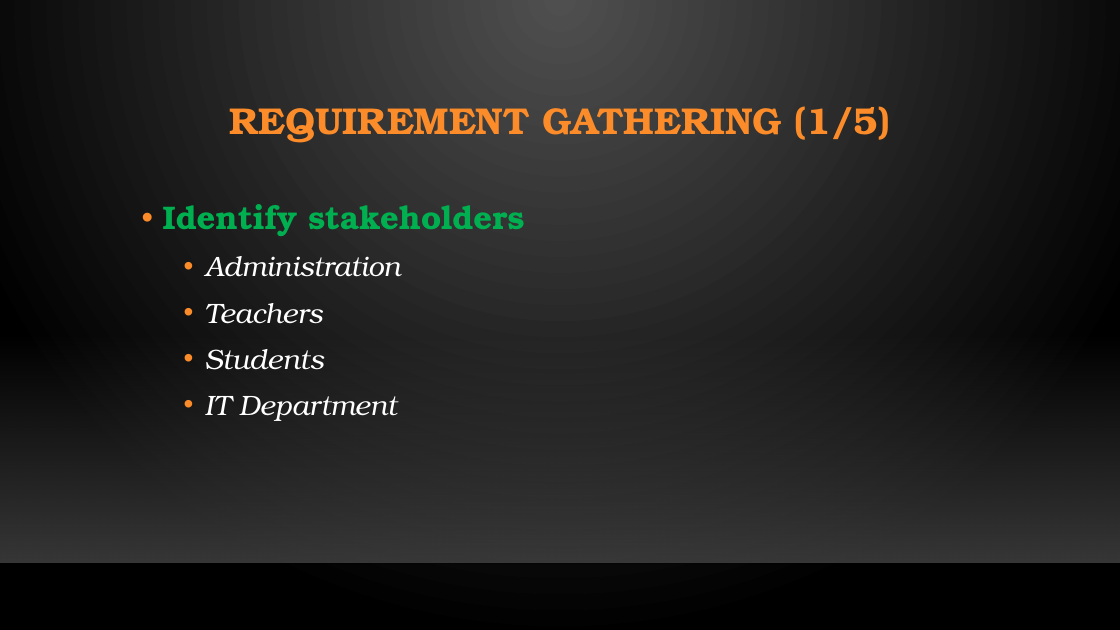
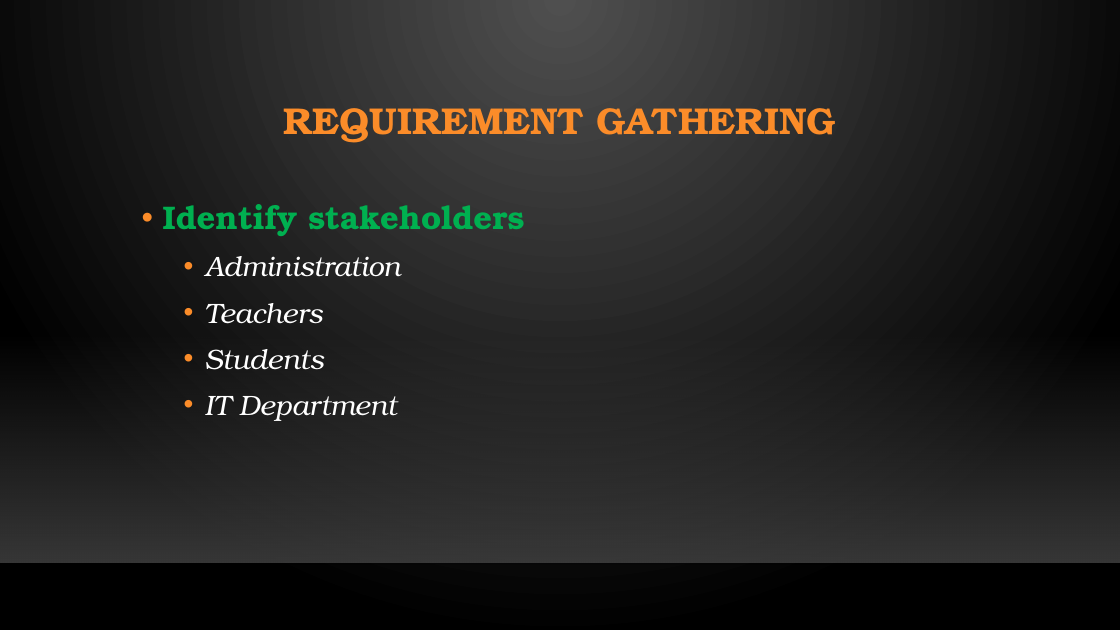
Before and after one commit to N-Jerry/Group11, a slide deck: slide 6 of CEF440_task[2]Group11.pptx. Drawn at 1120x630 pixels with LibreOffice and Linux fonts; fonts in the diff are those of the drawing; background and template pictures are left out. Boxes give left, top, right and bottom in pixels: in the first picture for what was removed or moved away, otherwise in the second. Text is boxed around its words. In the diff, an @@ line names an element or a change of style, - is before the commit and + after.

```diff
--- a/CEF440_task[2]Group11.pptx
+++ b/CEF440_task[2]Group11.pptx
@@ title at box(284, 108, 836, 143): text changed @@
-REQUIREMENT GATHERING (1/5)
+REQUIREMENT GATHERING
```
Also in this commit, not shown: 5 other slides changed, 11 slides added, 4 slides removed.
